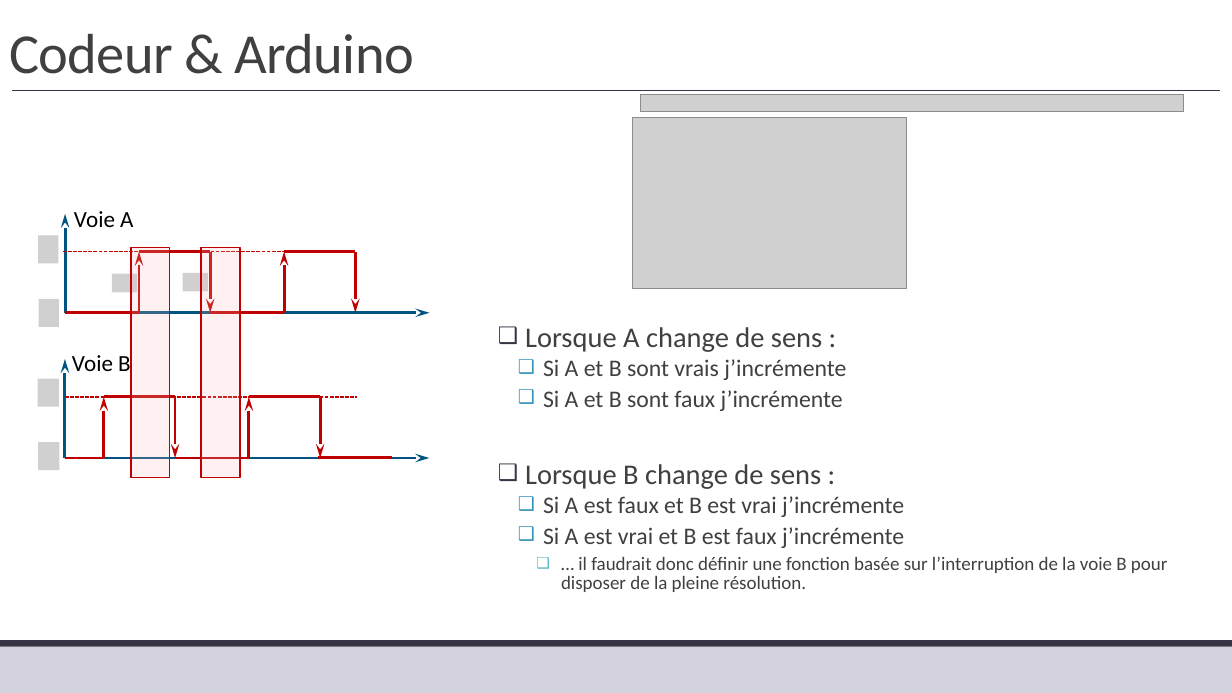
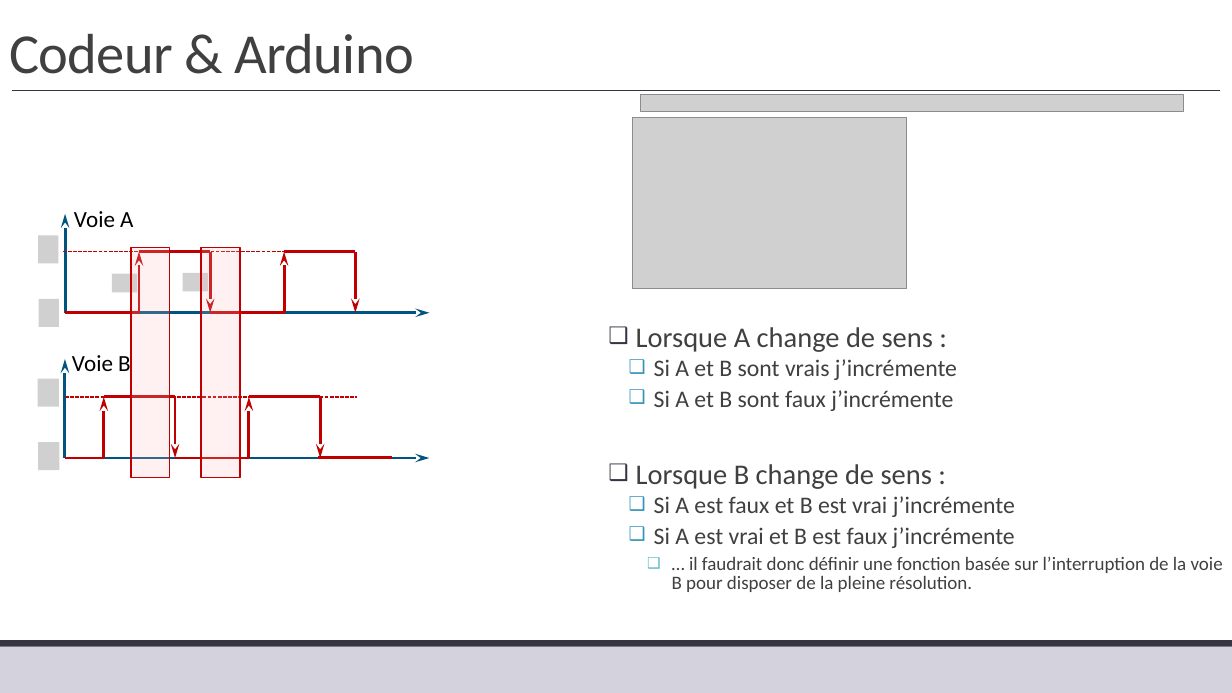
Before and after one commit to xpessoles/TP_Corriges, a slide deck: slide 3 of 12_MCC/12_MCC_Corrige.pptx. Drawn at 1232x693 pixels with LibreOffice and Linux fonts; fonts in the diff are those of the drawing; grey boxes stand for pictures. Boxes give left, top, right and bottom in pixels: in the first picture for what was removed or moved away, otherwise in the second. Text is boxed around its words. In the diff, an @@ line names an element or a change of style, - is before the commit and + after.

```diff
--- a/12_MCC/12_MCC_Corrige.pptx
+++ b/12_MCC/12_MCC_Corrige.pptx
@@ text "Lorsque A change de sens ..." rewrapped from bbox=[525, 327, 1168, 592] to bbox=[636, 327, 1223, 592] @@
```
Also in this commit, not shown: 2 other slides changed, 1 other file.
